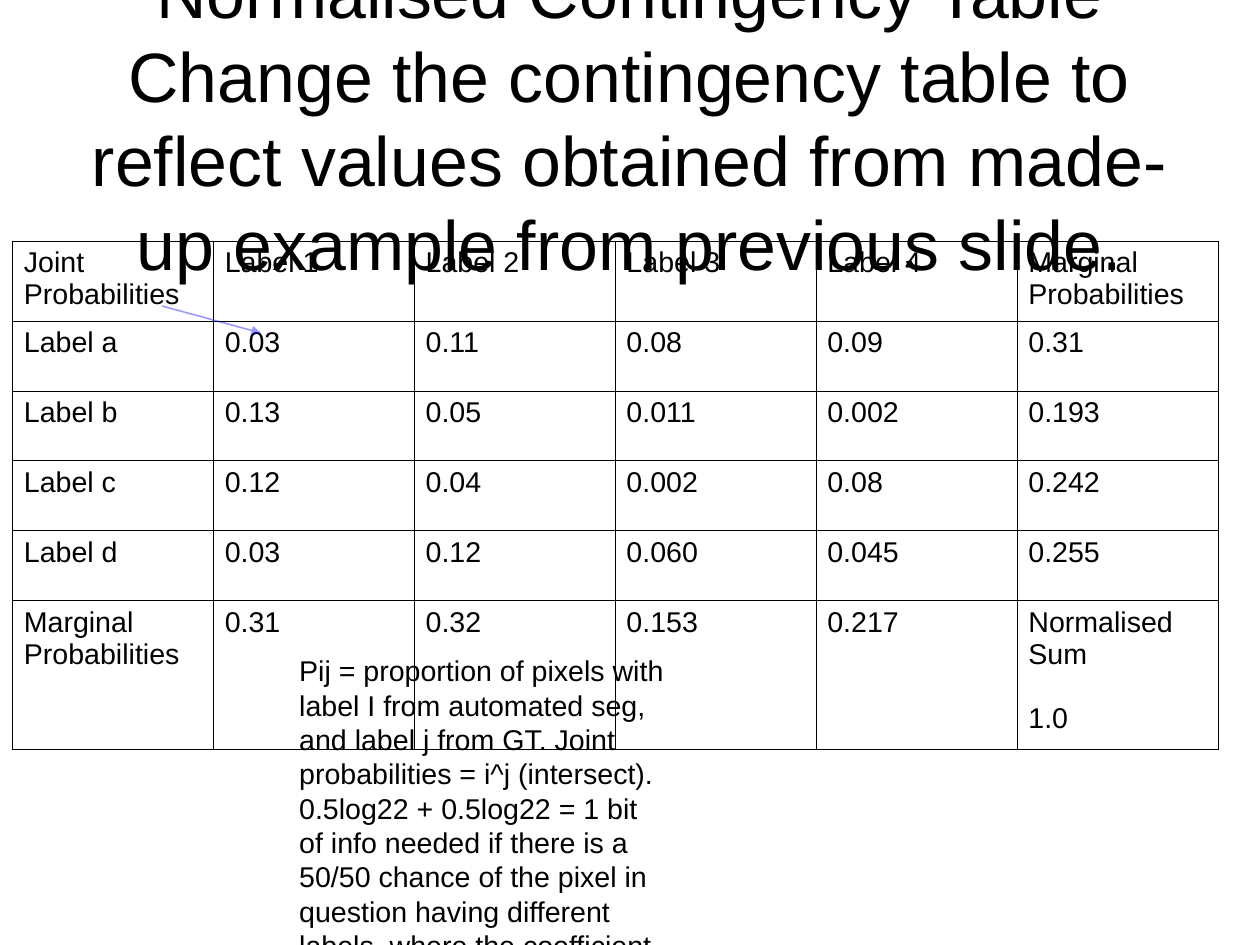
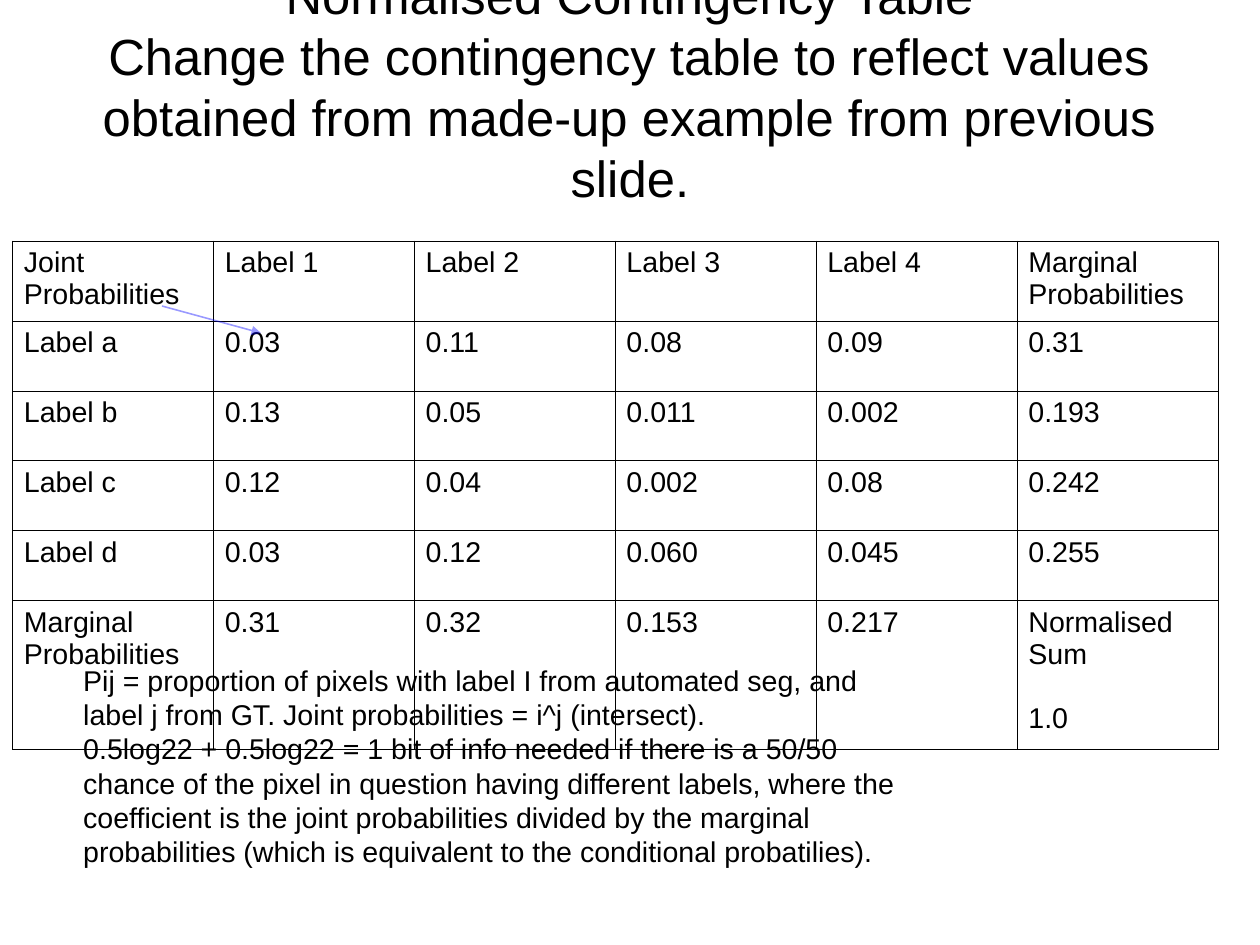
Before and after one commit to JohnnyTeutonic/view_all, a slide deck: slide 11 of Segmentation_Presentation.odp. Drawn at 1260x945 pixels with LibreOffice and Linux fonts; fonts in the diff are those of the drawing. Boxes give left, top, right and bottom in pixels: in the first picture for what was removed or moved away, otherwise in the second. Text is boxed around its words. In the diff, an @@ line names an element or a change of style, - is before the commit and + after.

```diff
--- a/Segmentation_Presentation.odp
+++ b/Segmentation_Presentation.odp
@@ title "Normalised Contingency Table Change the ...": place and size @@
-title "Normalised Contingency Table Change the ..." at [92,0,1166,283]
+title "Normalised Contingency Table Change the ..." at [103,0,1155,198]
@@ title "Normalised Contingency Table Change the ..." at [103,0,1155,198]: size 44 to 32 pt @@
@@ text "Pij = proportion of pixels ..." rewrapped from [299,659,664,927] to [83,668,894,868] @@
```
Also in this commit, not shown: 1 other slide changed, 1 slide added.
